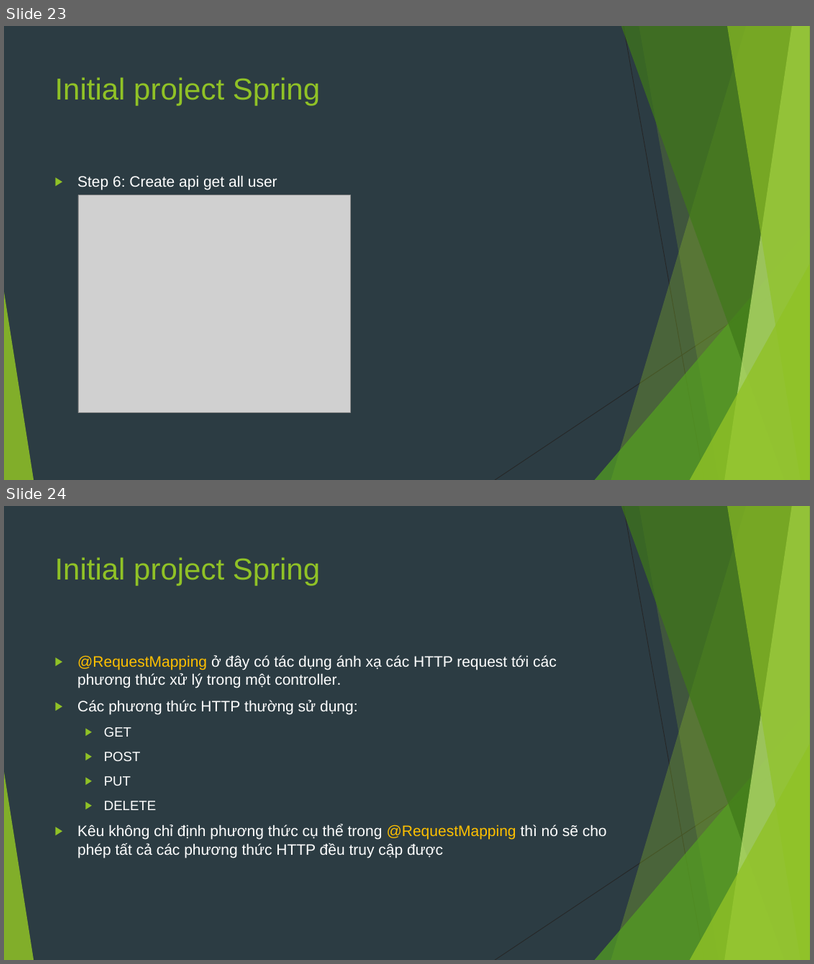
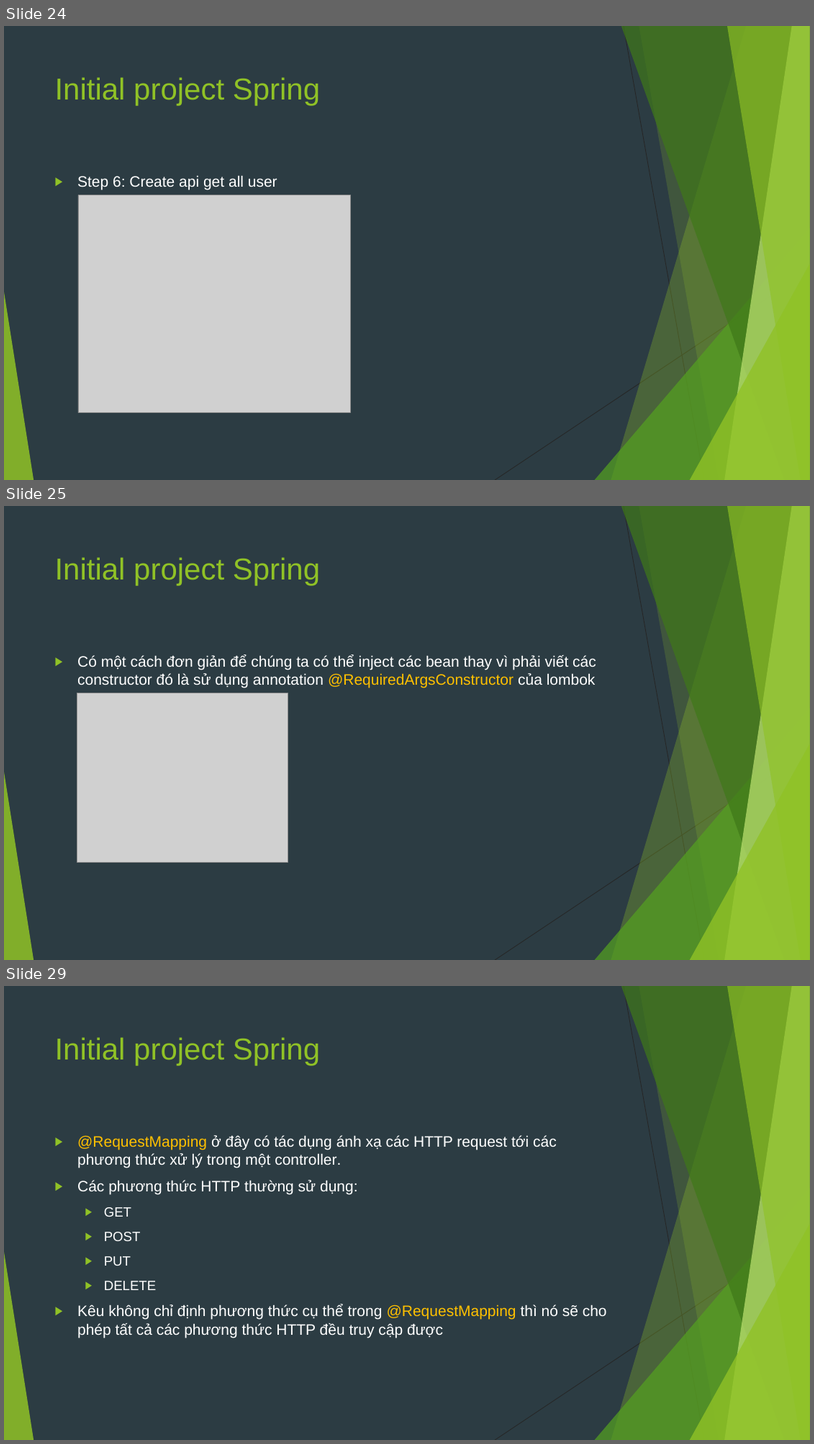
Before and after one commit to sobbingwind/SpringBoot, a slide deck: 02.RESTful API.pptx. Shown one above the other, each under a label of ours: slides 23 and 24 before the commit, slides 24, 25 and 29 after it; the slides between them are not shown. The pictures are 814x964 and 814x1444 pixels, drawn with LibreOffice and Linux fonts; fonts in the diff are those of the drawing; grey boxes stand for pictures. Boxes give left, top, right and bottom in pixels: in the first picture for what was removed or moved away, otherwise in the second. Text is boxed around its words. In the diff, an @@ line names an element or a change of style, - is before the commit and + after.

```diff
--- a/02.RESTful API.pptx
+++ b/02.RESTful API.pptx
@@ slide 25 added at box(4, 506, 810, 960), background #2C3C43; not listed: 10 template elements that a slide beside it also shows @@
@@ title added at box(55, 557, 320, 585), 36 pt, text #90C226 @@
+Initial project Spring
@@ text added at box(77, 655, 597, 688), 18 pt, text #FFFFFF @@
+▶ Có một cách đơn giản để chúng ta có thể inject các bean thay vì phải viết các constructor đó là sử dụng annotation @RequiredArgsConstructor của lombok
@@ picture added at box(77, 693, 288, 862) @@
@@ what was slide 23 is now slide 24 @@
@@ what was slide 24 is now slide 29 @@
```
Also in this commit, not shown: 2 slides changed, 12 other slides added.
